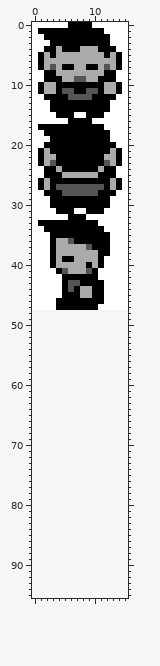
Two versions of one sprite sheet, gfx/sprites/silph_worker_m.png. Above, as it was before the edit.
The file is 16x48 pixels. Colours within 5 levels of each other are drawn and written as one. The old version is drawn lined up with the new one, on the new canvas.
After:
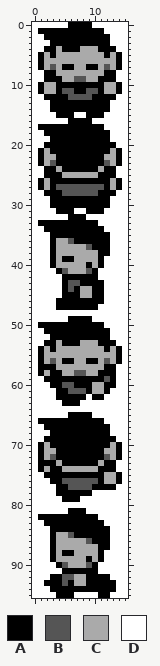
Palette (. is transparent): A #000000  B #555555  C #aaaaaa  D #ffffff
What changed:
{"change": "canvas 16x48 -> 16x96"}
{"y":48,"x":0,"old":"................","new":"DDDDDDDDDDDDDDDD"}
{"y":49,"x":0,"old":"................","new":"DDDDDDAAAADDDDDD"}
{"y":50,"x":0,"old":"................","new":"DAAAAAAAAAAADDDD"}
{"y":51,"x":0,"old":"................","new":"DDAAAAAAAAAAADDD"}
{"y":52,"x":0,"old":"................","new":"DDDAAAAAAAAAADDD"}
{"y":53,"x":0,"old":"................","new":"DDAACAAACCCAAADD"}
{"y":54,"x":0,"old":"................","new":"DACACCCCCCCCACAD"}
{"y":55,"x":0,"old":"................","new":"DACCCCCCCCCCCCAD"}
{"y":56,"x":0,"old":"................","new":"DACBCAACCAACBCAD"}
{"y":57,"x":0,"old":"................","new":"DAAACCCCCCCCAADD"}
{"y":58,"x":0,"old":"................","new":"DACAACCBBCCAAADD"}
{"y":59,"x":0,"old":"................","new":"DDAAAAAAAAAABADD"}
{"y":60,"x":0,"old":"................","new":"DDDAABBAAACCAADD"}
{"y":61,"x":0,"old":"................","new":"DDDDAABBBACCADDD"}
{"y":62,"x":0,"old":"................","new":"DDDDAAAAADAADDDD"}
{"y":63,"x":0,"old":"................","new":"DDDDDAAADDDDDDDD"}
{"y":64,"x":0,"old":"................","new":"DDDDDDDDDDDDDDDD"}
{"y":65,"x":0,"old":"................","new":"DDDDDDAAAADDDDDD"}
{"y":66,"x":0,"old":"................","new":"DAAAAAAAAAAADDDD"}
{"y":67,"x":0,"old":"................","new":"DDAAAAAAAAAAADDD"}
{"y":68,"x":0,"old":"................","new":"DDDAAAAAAAAAADDD"}
{"y":69,"x":0,"old":"................","new":"DDAAAAAAAAAAAADD"}
{"y":70,"x":0,"old":"................","new":"DACAAAAAAAAAACAD"}
{"y":71,"x":0,"old":"................","new":"DACCAAAAAAAACCAD"}
{"y":72,"x":0,"old":"................","new":"DACBAAAAAAAABCAD"}
{"y":73,"x":0,"old":"................","new":"DAAACAAAAAACAADD"}
{"y":74,"x":0,"old":"................","new":"DACAACCCCCCAAADD"}
{"y":75,"x":0,"old":"................","new":"DDAAAAAAAAAACCAD"}
{"y":76,"x":0,"old":"................","new":"DDDAABBBBBBACCAD"}
{"y":77,"x":0,"old":"................","new":"DDDDAABBBBAAAADD"}
{"y":78,"x":0,"old":"................","new":"DDDDAAAAAADDDDDD"}
{"y":79,"x":0,"old":"................","new":"DDDDDAAADDDDDDDD"}
{"y":80,"x":0,"old":"................","new":"DDDDDDDDDDDDDDDD"}
{"y":81,"x":0,"old":"................","new":"DDDDDDAAADDDDDDD"}
{"y":82,"x":0,"old":"................","new":"DAAAAAAAAAADDDDD"}
{"y":83,"x":0,"old":"................","new":"DDAAAAAAAAAADDDD"}
{"y":84,"x":0,"old":"................","new":"DDDAAAAAAAAAADDD"}
{"y":85,"x":0,"old":"................","new":"DDDACCBAAAAAADDD"}
{"y":86,"x":0,"old":"................","new":"DDDACCCCCBAAADDD"}
{"y":87,"x":0,"old":"................","new":"DDDACCCCCCCAADDD"}
{"y":88,"x":0,"old":"................","new":"DDDACAACCCCADDDD"}
{"y":89,"x":0,"old":"................","new":"DDDACCCCCACADDDD"}
{"y":90,"x":0,"old":"................","new":"DDDDABCCCBADDDDD"}
{"y":91,"x":0,"old":"................","new":"DDDDDAAAAAADDDDD"}
{"y":92,"x":0,"old":"................","new":"DDDAABBCCAAAADDD"}
{"y":93,"x":0,"old":"................","new":"DDAAABACCAAAAADD"}
{"y":94,"x":0,"old":"................","new":"DDDAAAAAAAAAAADD"}
{"y":95,"x":0,"old":"................","new":"DDDDAAADDDDAADDD"}
